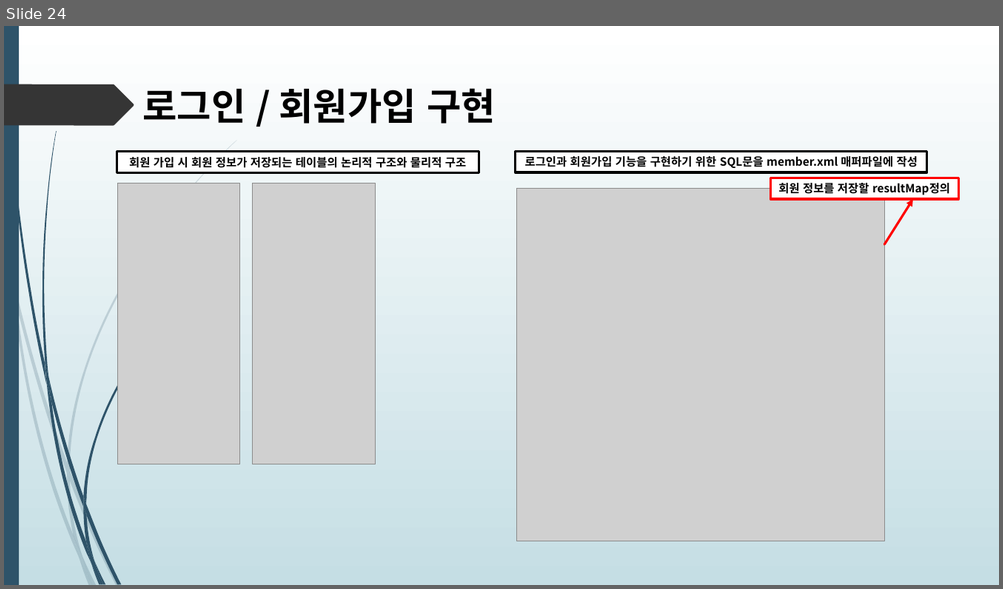
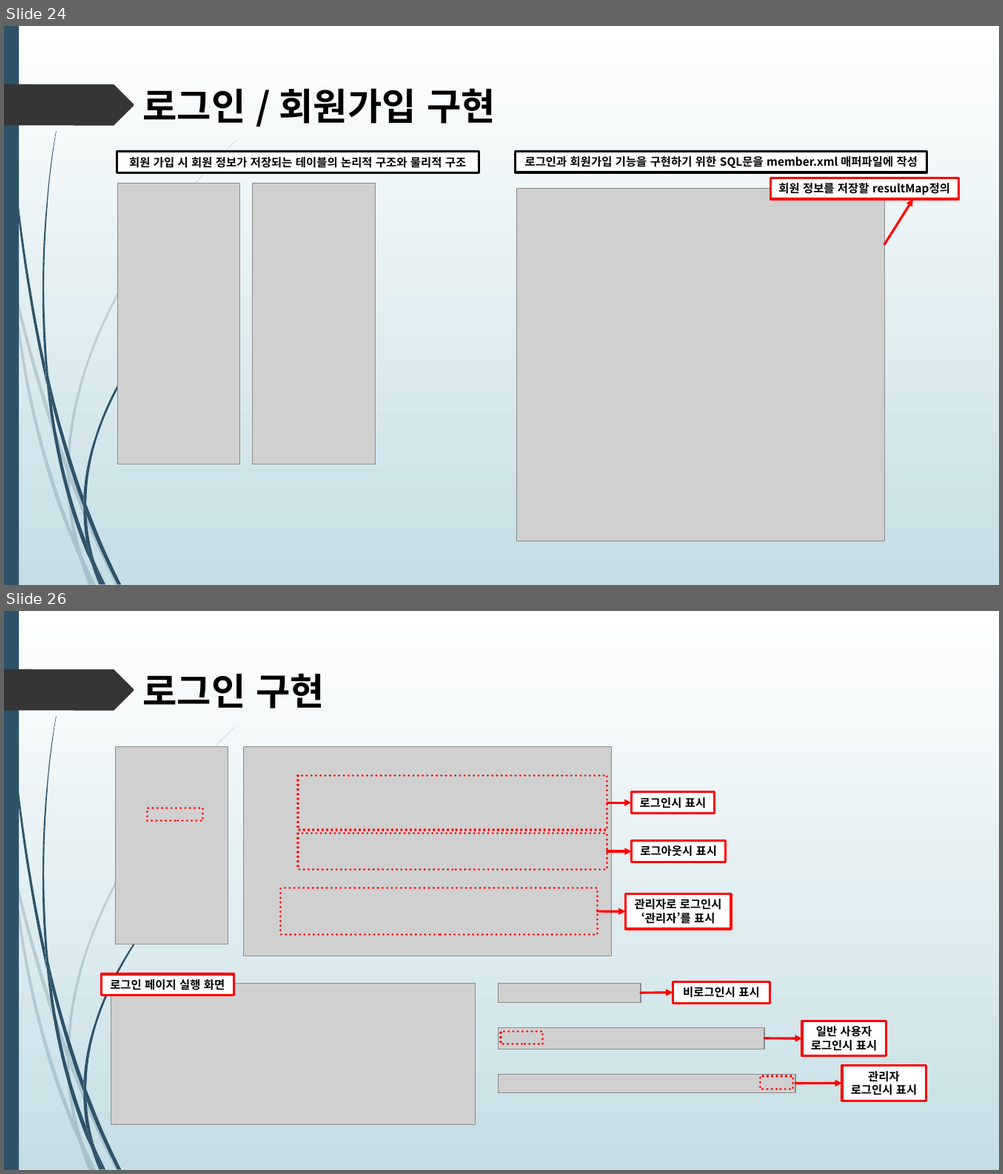
Before and after one commit to himediaai/DongOuk, a slide deck: 쇼핑몰.pptx. Shown one above the other, each under a label of ours: slide 24 before the commit, slides 24 and 26 after it; the slides between them are not shown. The pictures are 1003x589 and 1003x1174 pixels, drawn with LibreOffice and Linux fonts; fonts in the diff are those of the drawing; grey boxes stand for pictures. Boxes give left, top, right and bottom in pixels: in the first picture for what was removed or moved away, otherwise in the second. Text is boxed around its words. In the diff, an @@ line names an element or a change of style, - is before the commit and + after.

```diff
--- a/쇼핑몰.pptx
+++ b/쇼핑몰.pptx
@@ slide 26 added at (4,611,999,1170), background gradient #FFFFFF to #C5DEE5; not listed: 24 template elements that a slide beside it also shows @@
@@ text added at (142,673,325,709), 36 pt, text #000000, bold @@
+로그인 구현
@@ picture added at (116,747,227,945) @@
@@ picture added at (244,747,612,957) @@
@@ rectangle added at (298,775,607,829), outline #FF0000 2.25 pt dashed @@
@@ rectangle added at (148,808,203,820), outline #FF0000 2.25 pt dashed @@
@@ arrow added from (607, 803) to (632, 803), #FF0000 2.25 pt @@
@@ rectangle added at (632,792,714,814), fill #FFFFFF, outline #FF0000 2.25 pt, 11 pt, text #000000, bold @@
+로그인시 표시
@@ rectangle added at (298,833,607,869), outline #FF0000 2.25 pt dashed @@
@@ arrow added from (607, 851) to (632, 851), #FF0000 2.25 pt @@
@@ rectangle added at (632,841,726,863), fill #FFFFFF, outline #FF0000 2.25 pt, 11 pt, text #000000, bold @@
+로그아웃시 표시
@@ rectangle added at (281,889,597,935), outline #FF0000 2.25 pt dashed @@
@@ rectangle added at (626,894,731,930), fill #FFFFFF, outline #FF0000 2.25 pt, 11 pt, text #000000, bold @@
+관리자로 로그인시
+‘관리자’를 표시
@@ arrow added from (597, 911) to (626, 911), #FF0000 2.25 pt @@
@@ rectangle added at (101,974,234,996), fill #FFFFFF, outline #FF0000 2.25 pt, 11 pt, text #000000, bold @@
+로그인 페이지 실행 화면
@@ picture added at (111,983,475,1125) @@
@@ picture added at (498,983,641,1002) @@
@@ rectangle added at (672,982,769,1003), fill #FFFFFF, outline #FF0000 2.25 pt, 11 pt, text #000000, bold @@
+비로그인시 표시
@@ arrow added from (640, 993) to (672, 993), #FF0000 2.25 pt @@
@@ picture added at (498,1028,764,1050) @@
@@ rectangle added at (501,1032,543,1045), outline #FF0000 2.25 pt dashed @@
@@ rectangle added at (802,1022,886,1056), fill #FFFFFF, outline #FF0000 2.25 pt, 11 pt, text #000000, bold @@
+일반 사용자
+로그인시 표시
@@ arrow added from (764, 1039) to (802, 1039), #FF0000 2.25 pt @@
@@ picture added at (498,1074,796,1093) @@
@@ rectangle added at (760,1076,793,1089), outline #FF0000 2.25 pt dashed @@
@@ rectangle added at (842,1066,925,1101), fill #FFFFFF, outline #FF0000 2.25 pt, 11 pt, text #000000, bold @@
+관리자
+로그인시 표시
@@ arrow added from (796, 1084) to (842, 1083), #FF0000 2.25 pt @@
```
Also in this commit, not shown: 1 slide changed, 2 other slides added.
